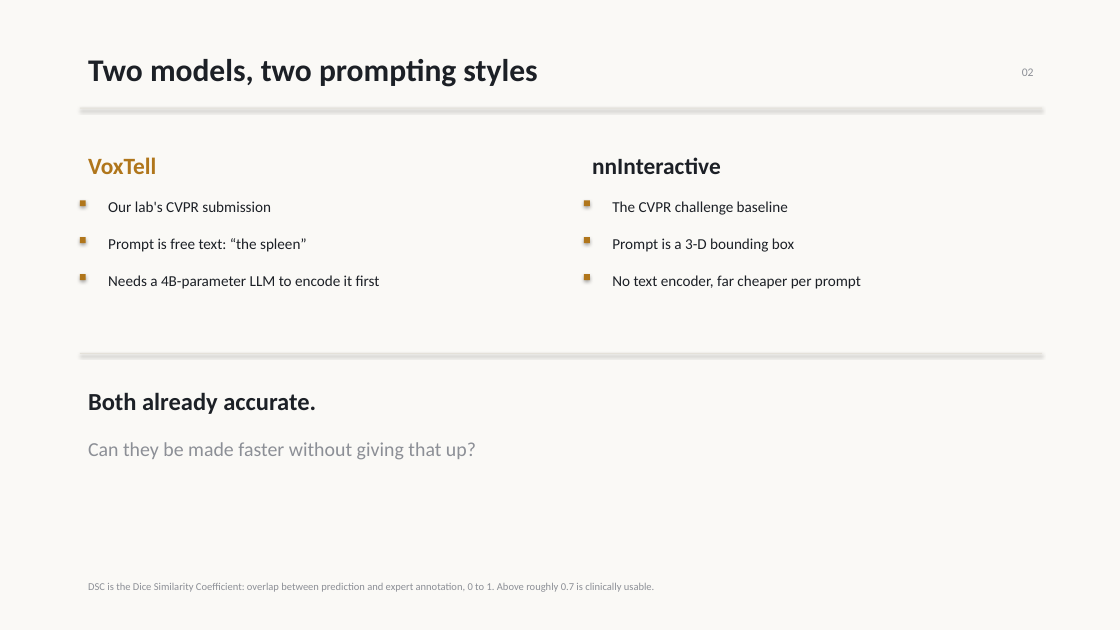
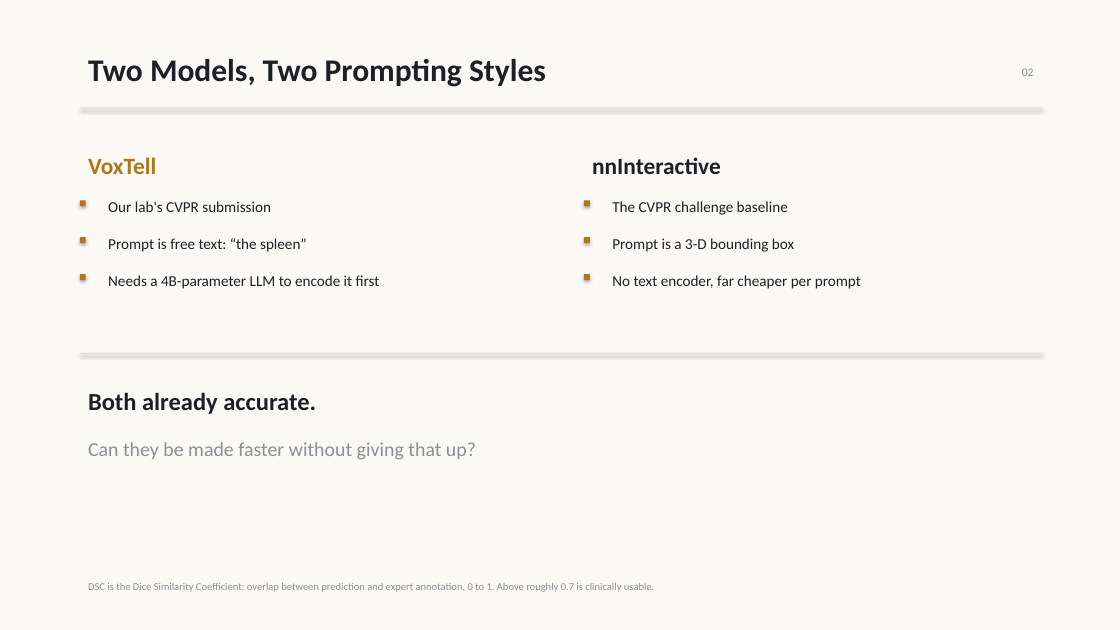
Before and after one commit to pentaexe/VoxTell-main, a slide deck: slide 2 of slides.pptx. Drawn at 1120x630 pixels with LibreOffice and Linux fonts; fonts in the diff are those of the drawing. Boxes give left, top, right and bottom in pixels: in the first picture for what was removed or moved away, otherwise in the second. Text is boxed around its words. In the diff, an @@ line names an element or a change of style, - is before the commit and + after.

Commit message:
Final deck: title case matched to hand edits, nnInteractive capitalisation fixed
Titles brought in line with the edits made in PowerPoint, with one correction:
'NnInteractive' -> 'nnInteractive', which is the model's actual name.

Verified: no shapes past slide edges, no overlapping text, zero em or en dashes,
no stale figures (46.7x, 13.61s, 0.005 threshold, 3.10->2.38, 343 patches,
18.7x, n=3 all absent), and every current figure present.

```diff
--- a/slides.pptx
+++ b/slides.pptx
@@ text at (88, 59, 546, 87): text changed @@
-Two models, two prompting styles
+Two Models, Two Prompting Styles
```
Also in this commit, not shown: 6 other slides changed, 1 other file.
